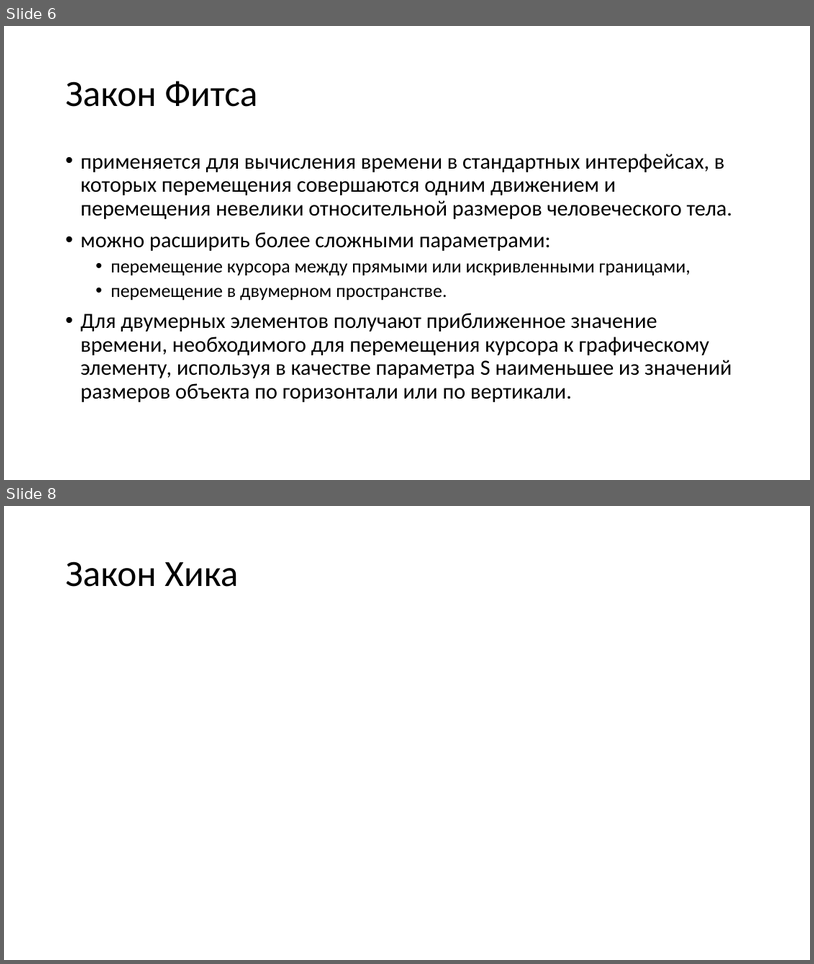
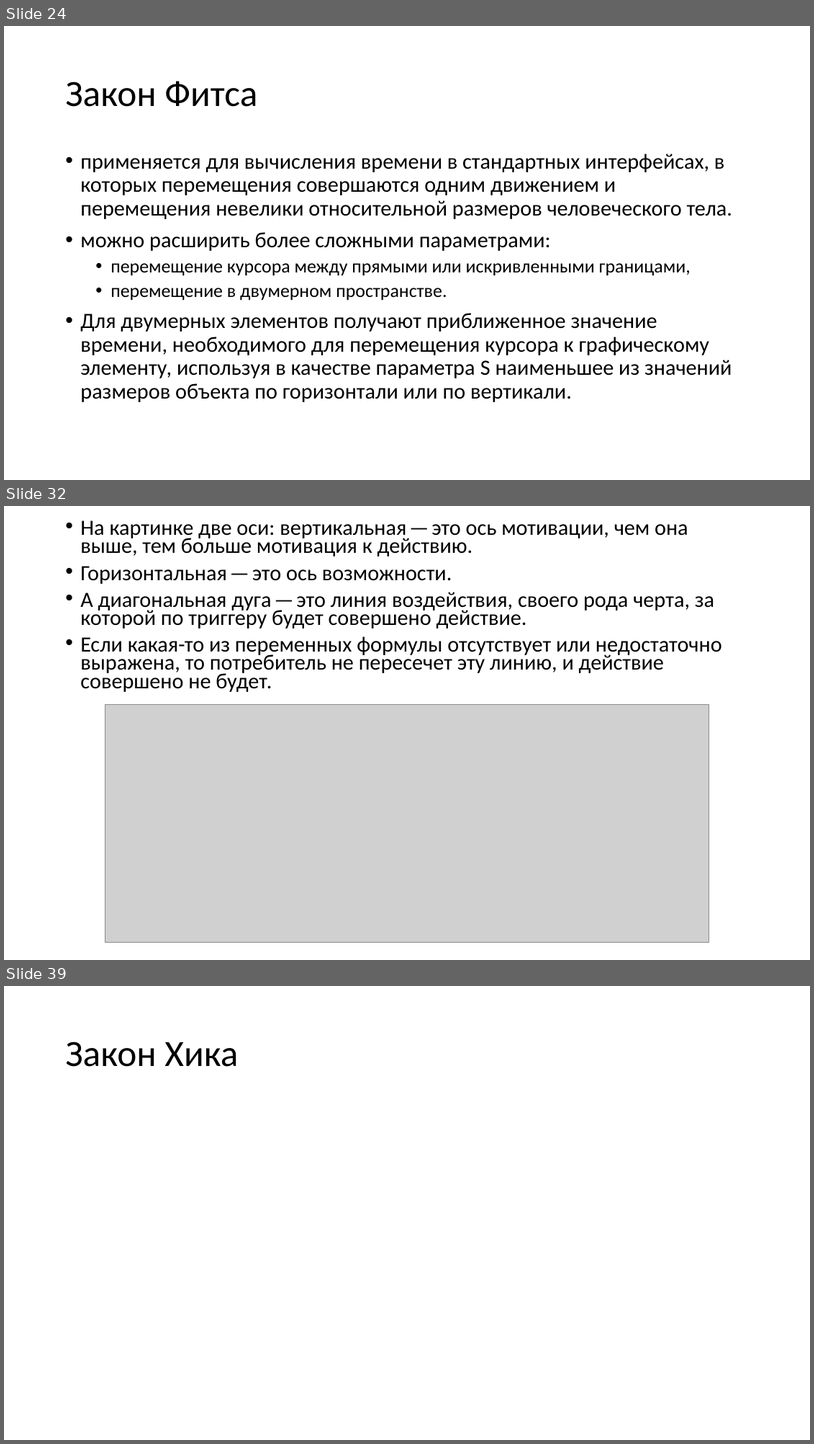
Before and after one commit to naumovda/ux, a slide deck: slides/ux-slides-11.pptx. Shown one above the other, each under a label of ours: slides 6 and 8 before the commit, slides 24, 32 and 39 after it; the slides between them are not shown. The pictures are 814x964 and 814x1444 pixels, drawn with LibreOffice and Linux fonts; fonts in the diff are those of the drawing; grey boxes stand for pictures. Boxes give left, top, right and bottom in pixels: in the first picture for what was removed or moved away, otherwise in the second. Text is boxed around its words. In the diff, an @@ line names an element or a change of style, - is before the commit and + after.

```diff
--- a/slides/ux-slides-11.pptx
+++ b/slides/ux-slides-11.pptx
@@ slide 32 added at [4, 506, 810, 960], background #FFFFFF @@
@@ text added at [80, 520, 723, 692], 25.9 pt, text #000000 @@
+• На картинке две оси: вертикальная — это ось мотивации, чем она выше, тем больше мотивация к действию.
+• Горизонтальная — это ось возможности.
+• А диагональная дуга — это линия воздействия, своего рода черта, за которой по триггеру будет совершено действие.
+• Если какая-то из переменных формулы отсутствует или недостаточно выражена, то потребитель не пересечет эту линию, и действие совершено не будет.
@@ picture added at [105, 705, 710, 942] @@
@@ what was slide 6 is now slide 24 @@
@@ what was slide 8 is now slide 39 @@
```
Also in this commit, not shown: 5 slides changed, 41 other slides added, 7 other files.
